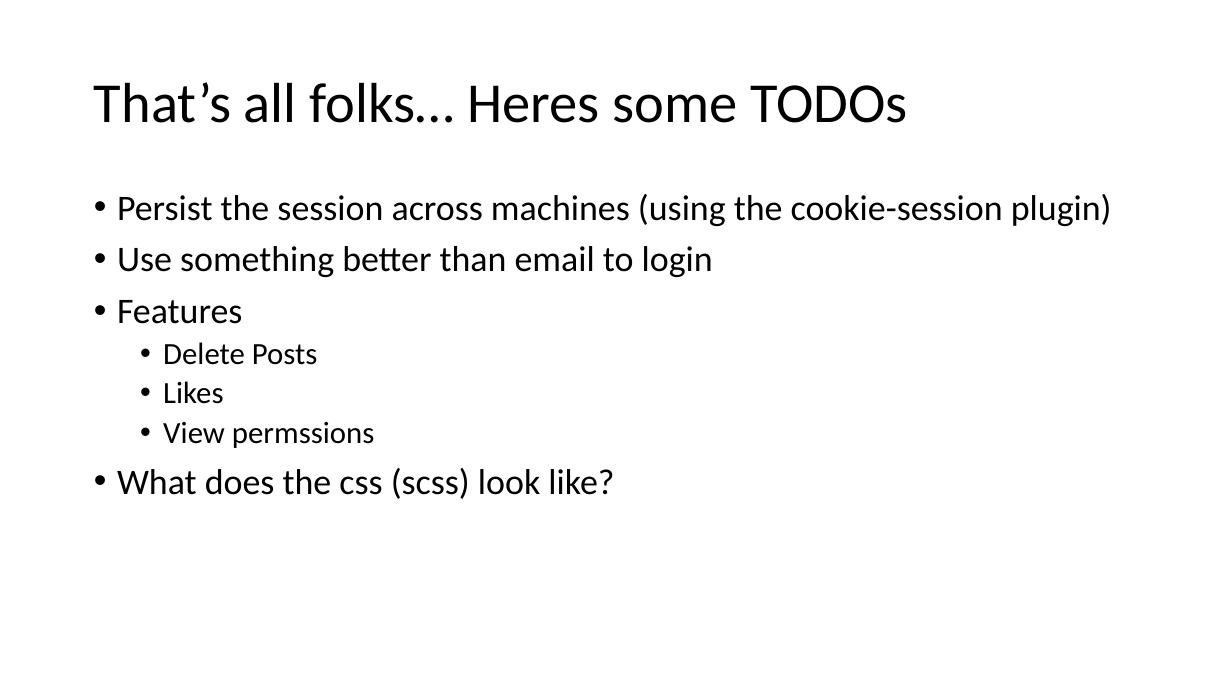
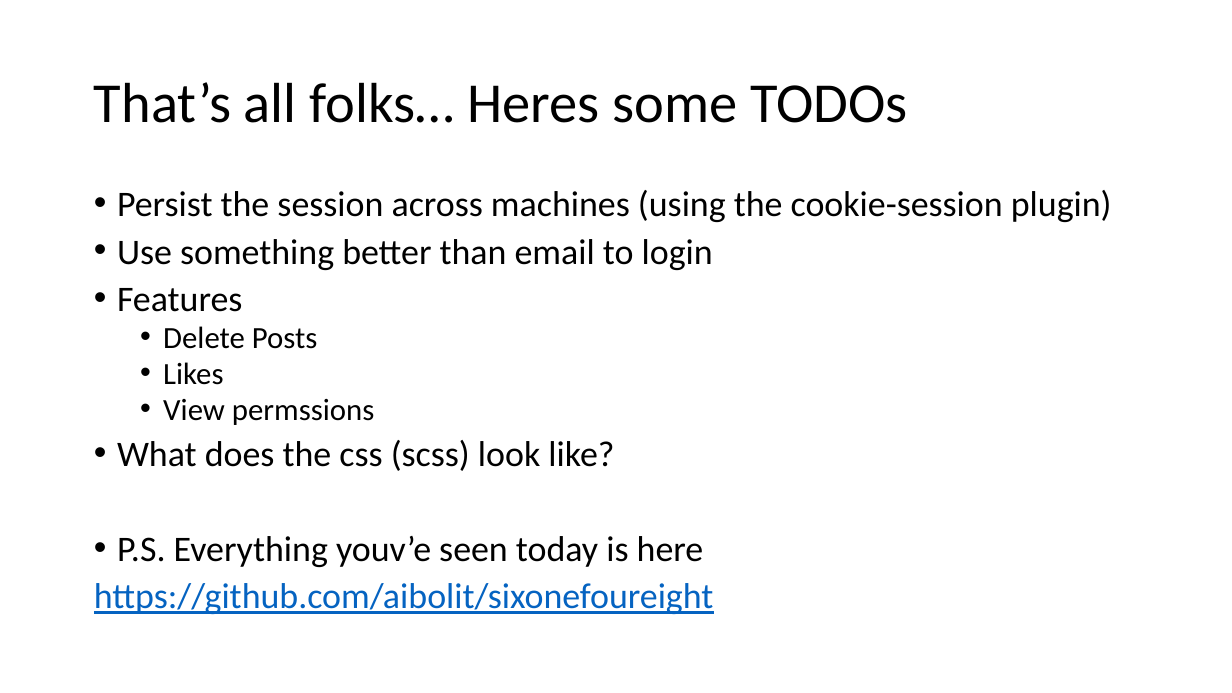
Before and after one commit to aibolit/SixOneFourEight, a slide deck: slide 23 of Presentation.pptx. Drawn at 1232x693 pixels with LibreOffice and Linux fonts; fonts in the diff are those of the drawing. Boxes give left, top, right and bottom in pixels: in the first picture for what was removed or moved away, otherwise in the second. Text is boxed around its words. In the diff, an @@ line names an element or a change of style, - is before the commit and + after.

Commit message:
presentation

```diff
--- a/Presentation.pptx
+++ b/Presentation.pptx
@@ text at [117,190,1112,471]: line spacing 0.9 to 0.8 @@
@@ text at [94,536,713,614]: paragraphs added @@
+• P.S. Everything youv’e seen today is here
+https://github.com/aibolit/sixonefoureight
```
Also in this commit, not shown: 4 other slides changed.
